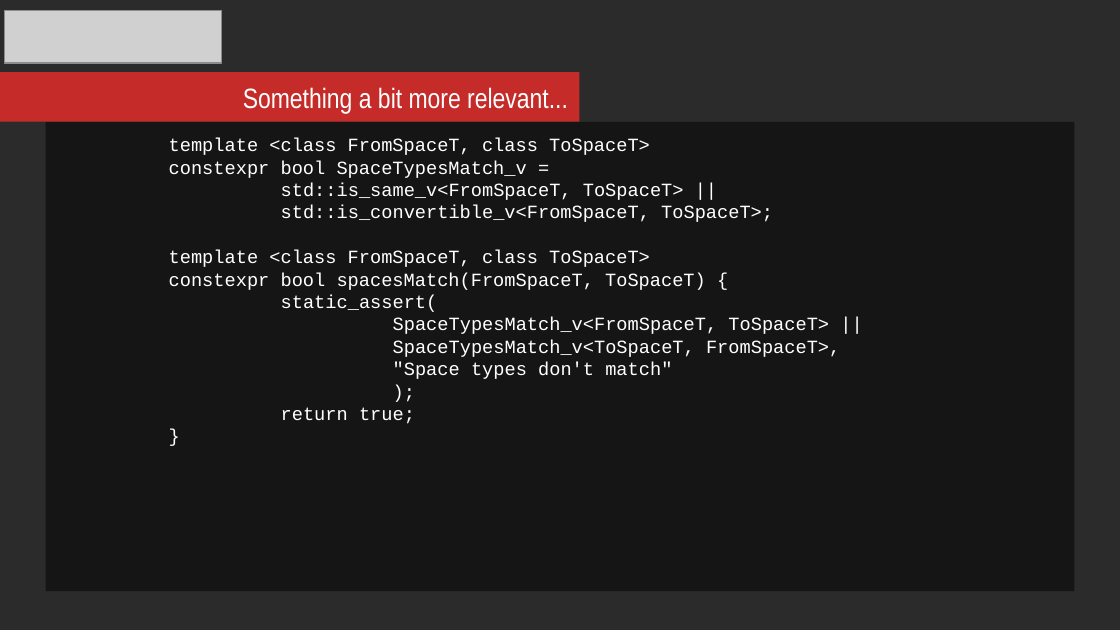
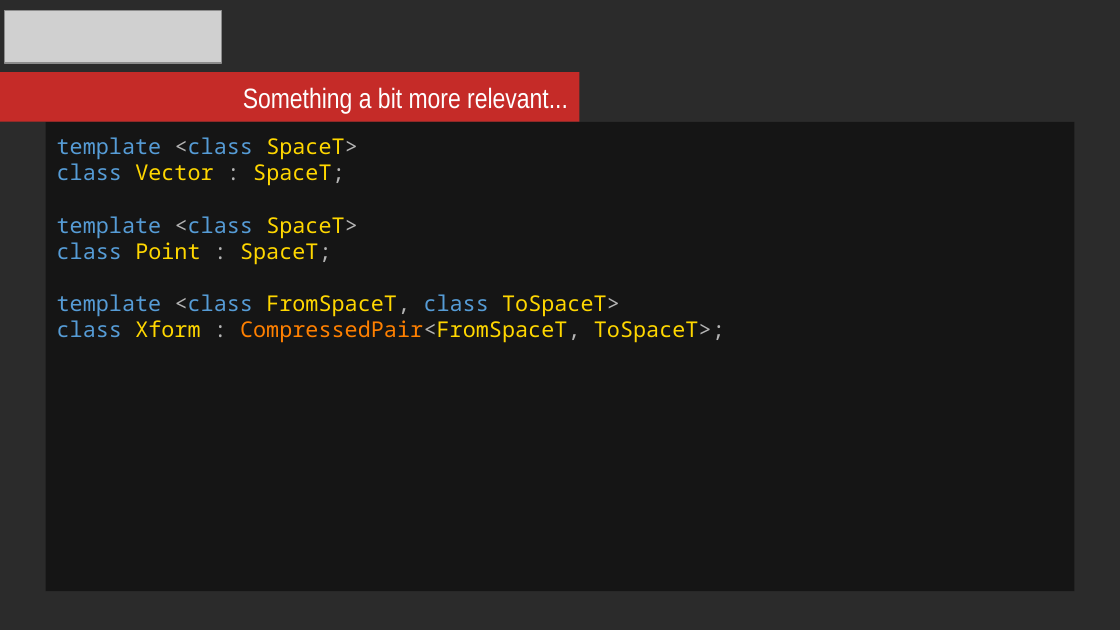
Before and after one commit to mikosz/type-safety, a slide deck: slide 30 of ask-not-what-you-can-do-for-the-compiler.odp (slide 26 before the commit). Drawn at 1120x630 pixels with LibreOffice and Linux fonts; fonts in the diff are those of the drawing; grey boxes stand for pictures; background and template pictures are left out; a plain dark background stands for a picture behind light text. Boxes give left, top, right and bottom in pixels: in the first picture for what was removed or moved away, otherwise in the second. Text is boxed around its words. In the diff, an @@ line names an element or a change of style, - is before the commit and + after.

```diff
--- a/ask-not-what-you-can-do-for-the-compiler.odp
+++ b/ask-not-what-you-can-do-for-the-compiler.odp
@@ text in rectangle at bbox=[57, 137, 358, 265]: paragraphs added @@
+template <class SpaceT>
+class Vector : SpaceT;
+template <class SpaceT>
+class Point : SpaceT;
@@ text in rectangle at bbox=[57, 294, 620, 317]: size 12 to 14 pt, font Courier New to Noto Sans Mono in "template <class FromSpaceT, class ToSpaceT>"; text colour #FFFFFF to #569CD6 in "template <class class"; text colour #FFFFFF to #B4B4B4 in "<class FromSpaceT, ToSpaceT>"; text colour #FFFFFF to #FFD700 in "FromSpaceT, ToSpaceT>"; indent changed @@
@@ text in rectangle at bbox=[57, 320, 725, 343]: text changed; size 12 to 14 pt; font Courier New to Noto Sans Mono; text colour #FFFFFF to #FFD700 @@
-constexpr bool SpaceTypesMatch_v =
-std::is_same_v<FromSpaceT, ToSpaceT> ||
-std::is_convertible_v<FromSpaceT, ToSpaceT>;
-template <class FromSpaceT, class ToSpaceT>
-constexpr bool spacesMatch(FromSpaceT, ToSpaceT) {
-static_assert(
-SpaceTypesMatch_v<FromSpaceT, ToSpaceT> ||
-SpaceTypesMatch_v<ToSpaceT, FromSpaceT>,
-"Space types don't match"
-);
-return true;
-}
+class Xform : CompressedPair<FromSpaceT, ToSpaceT>;
```
Also in this commit, not shown: 5 other slides changed, 1 slide added, 1 slide removed.
